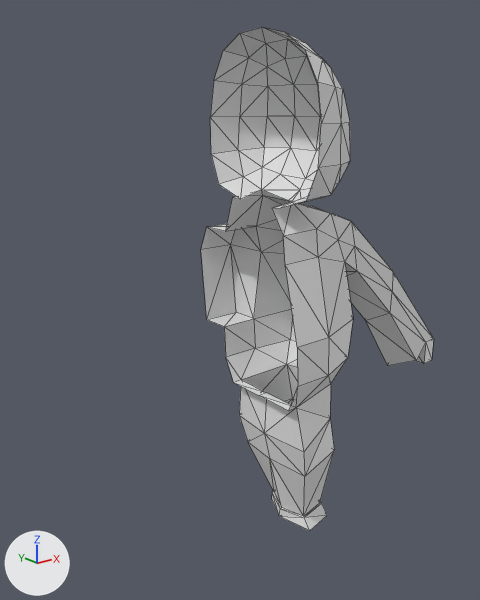
A saved change to the COLLADA model code/models/spaceman.dae.
The view is the same before and after, from a 50 mm lens placed at (-16.8, -19.8, 18.9), pointed at (-0.4, 0.7, 10.7). The axes (+X, +Y, +Z) are drawn at lower left. The lights are the same throughout. Mesh edges are drawn as thin lines.

Before the edit, the objects in view are built like this:
```python
me_cube = bpy.data.meshes.new('Cube')
me_cube.from_pydata(...)  # 166 vertices, 300 faces; spans x 0.0..9.4, y -3.2..4.0, z -9.1..12.0
ob_cube = bpy.data.objects.new('Cube', me_cube)
ob_cube.location = (0.0, 0.0, 9.15)
```
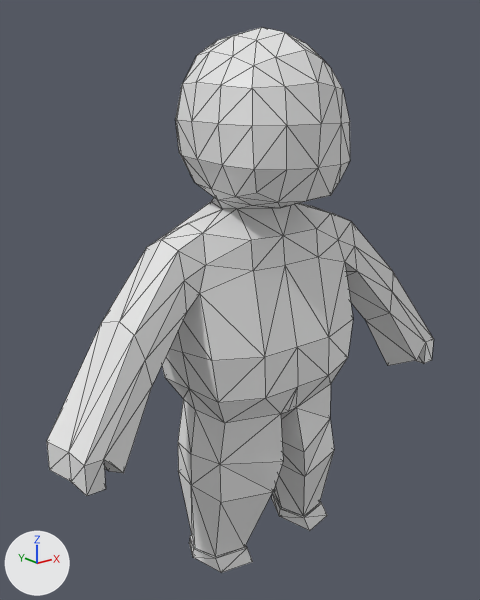
What changed in the scene script:
```text
Change me_cube:
    used by ob_cube; location = (0.0, 0.0, 9.15)
    remove me_cube.from_pydata(...)  # 166 vertices, 300 faces; spans x 0.0..9.4, y -3.2..4.0, z -9.1..12.0
    add me_cube.from_pydata(...)  # 302 vertices, 600 faces; spans x -9.4..9.4, y -3.2..4.0, z -9.1..12.0
    me_cube part 1
    125 vertices are added at x -9.4..-0.4, y -3.0..3.8, z -9.1..11.7
    5 new vertices lie (-1.7, 0.0, 0.0) away from vertices in x 0.0, y 2.2..3.6, z -1.6..4.2
    6 new vertices lie (0.0, 0.0, 1.1) away from vertices in x -9.4..-8.3, y -2.3..0.0, z -2.6
    300 new faces join them
```

Boxes (x1, y1, x2, y2) around the edits, measured in the pictures (480 x 600 px):
'Cube', reshaped (66% wider, 8% taller): before (201, 27, 434, 531); after (47, 27, 434, 573)
part 1 of me_cube, added: after (47, 27, 321, 573)
